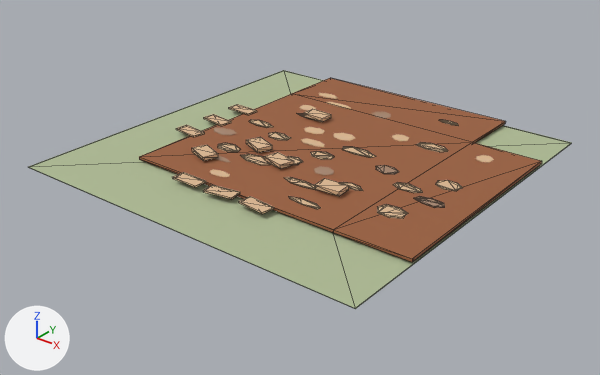
The glTF model frontend/public/assets/buildings/roads/ground_road/ground_road_corner_ne_construction.glb as it was, and as the next commit left it.
The view is the same before and after, from a 50 mm camera at (4.38, -5.61, 3.1) aimed at (0.03, -0.17, -0.26). Arrows for +X, +Y and +Z are at lower left; the lights stay in place. The older version comes first. Mesh edges are drawn as thin lines on the coarser meshes. Where no turn or scale is listed for an object, it has been applied to the vertices. Vertices at exactly the same position are counted once.

Script lines for the objects in view, before the commit:
```python
mat_mat_ground_road_surface = bpy.data.materials.new('MAT_ground_road_surface')
mat_mat_ground_road_surface.use_nodes = True; mat_mat_ground_road_surface.node_tree.nodes.clear()
_N = mat_mat_ground_road_surface.node_tree.nodes; _L = mat_mat_ground_road_surface.node_tree.links
n0 = _N.new('ShaderNodeBsdfPrincipled'); n0.name = 'Principled BSDF'
n0.inputs[2].default_value = 0.87  # 'Roughness'
n1 = _N.new('ShaderNodeOutputMaterial'); n1.name = 'Material Output'
n2 = _N.new('ShaderNodeTexImage'); n2.name = 'Image Texture'
n2.image = img_ground_road_surface
n3 = _N.new('ShaderNodeUVMap'); n3.name = 'UV Map'
n3.uv_map = 'UVMap.-01'
_L.new(n0.outputs[0], n1.inputs[0])  # 'BSDF' to 'Surface'
_L.new(n2.outputs[0], n0.inputs[0])  # 'Color' to 'Base Color'
_L.new(n3.outputs[0], n2.inputs[0])  # 'UV' to 'Vector'
me_cube_444 = bpy.data.meshes.new('Cube.444')
me_cube_444.from_pydata(...)  # 8 vertices, 12 faces; spans x -1.8..1.8, y -1.8..1.8, z 0.0
me_cube_444.materials.append(mat_mat_road_grass)  # greyish green #afbc95
me_sm_road_connected_surface_029 = bpy.data.meshes.new('SM_road_connected_surface.029')
me_sm_road_connected_surface_029.from_pydata(...)  # 16 vertices, 28 faces; spans x -1.1..1.8, y -1.1..1.8, z 0.03..0.05
me_sm_road_connected_surface_029.materials.append(mat_mat_ground_road_surface)
ob_sm_road_connected_surface_029 = bpy.data.objects.new('SM_road_connected_surface.029', me_sm_road_connected_surface_029)
ob_sm_road_connected_surface_029.location = (0.0, 0.0, 0.0)
ob_sm_road_grass_tile_029 = bpy.data.objects.new('SM_road_grass_tile.029', me_cube_444)
ob_sm_road_grass_tile_029.location = (0.0, 0.0, 0.002)
```
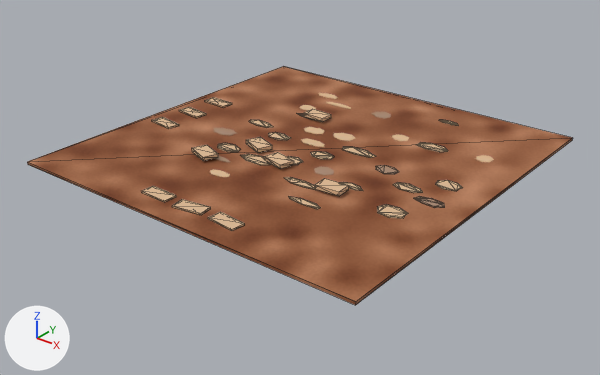
What differs and where, as boxes [x1, y1, x2, y2] in the pictures (600 x 375 px):
'SM_road_connected_surface.029', surface changed, reshaped (35% wider, 30% taller)
    before: [139, 78, 542, 262]
    after: [27, 66, 573, 305]
'SM_road_grass_tile.029', deleted
    before: [28, 70, 572, 309]

Edits to the bpy script that builds the scene:
```text
Change mat_mat_ground_road_surface:
    remove n3 = _N.new('ShaderNodeUVMap'); n3.name = 'UV Map'
    remove n3.uv_map = 'UVMap.-01'
    where n2 = _N.new('ShaderNodeTexImage'); n2.name = 'Image Texture'
    remove _L.new(n3.outputs[0], n2.inputs[0])  # 'UV' to 'Vector'
Change me_sm_road_connected_surface_029:
    used by ob_sm_road_connected_surface_029; location = (0.0, 0.0, 0.0)
    remove me_sm_road_connected_surface_029.from_pydata(...)  # 16 vertices, 28 faces; spans x -1.1..1.8, y -1.1..1.8, z 0.03..0.05
    add me_sm_road_connected_surface_029.from_pydata(...)  # 8 vertices, 12 faces; spans x -1.8..1.8, y -1.8..1.8, z 0.03..0.05
    me_sm_road_connected_surface_029 part 1: the whole mesh is rebuilt
Remove ob_sm_road_grass_tile_029:
    ob_sm_road_grass_tile_029 = bpy.data.objects.new('SM_road_grass_tile.029', me_cube_444)
    ob_sm_road_grass_tile_029.location = (0.0, 0.0, 0.002)
```
